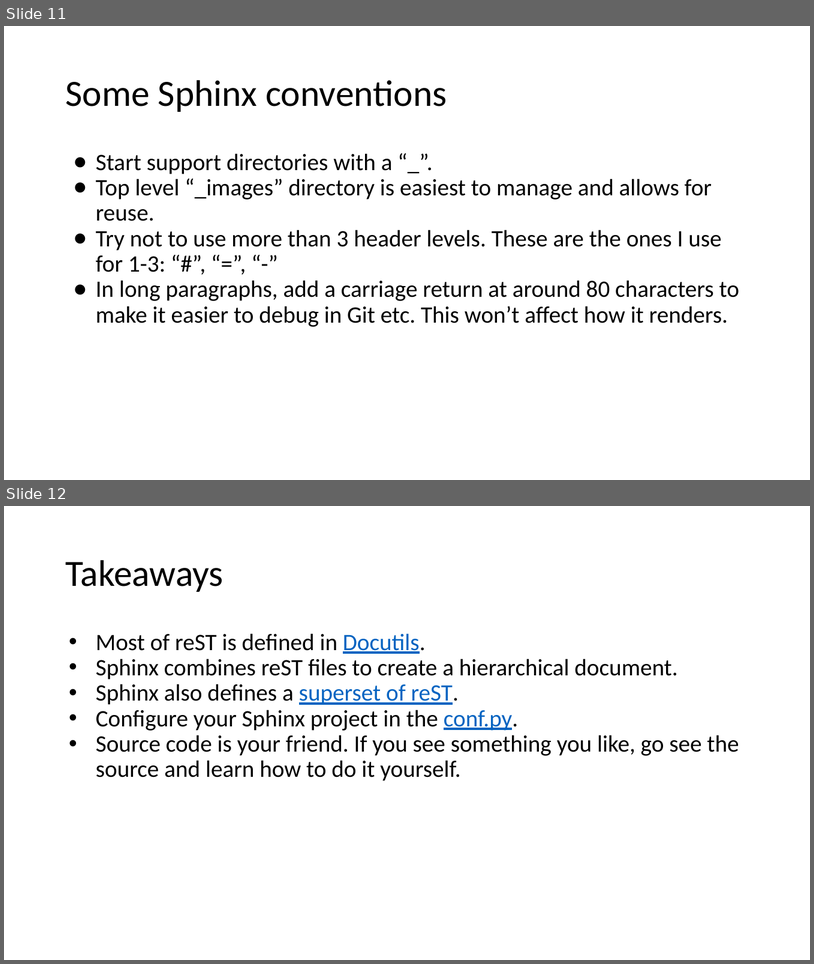
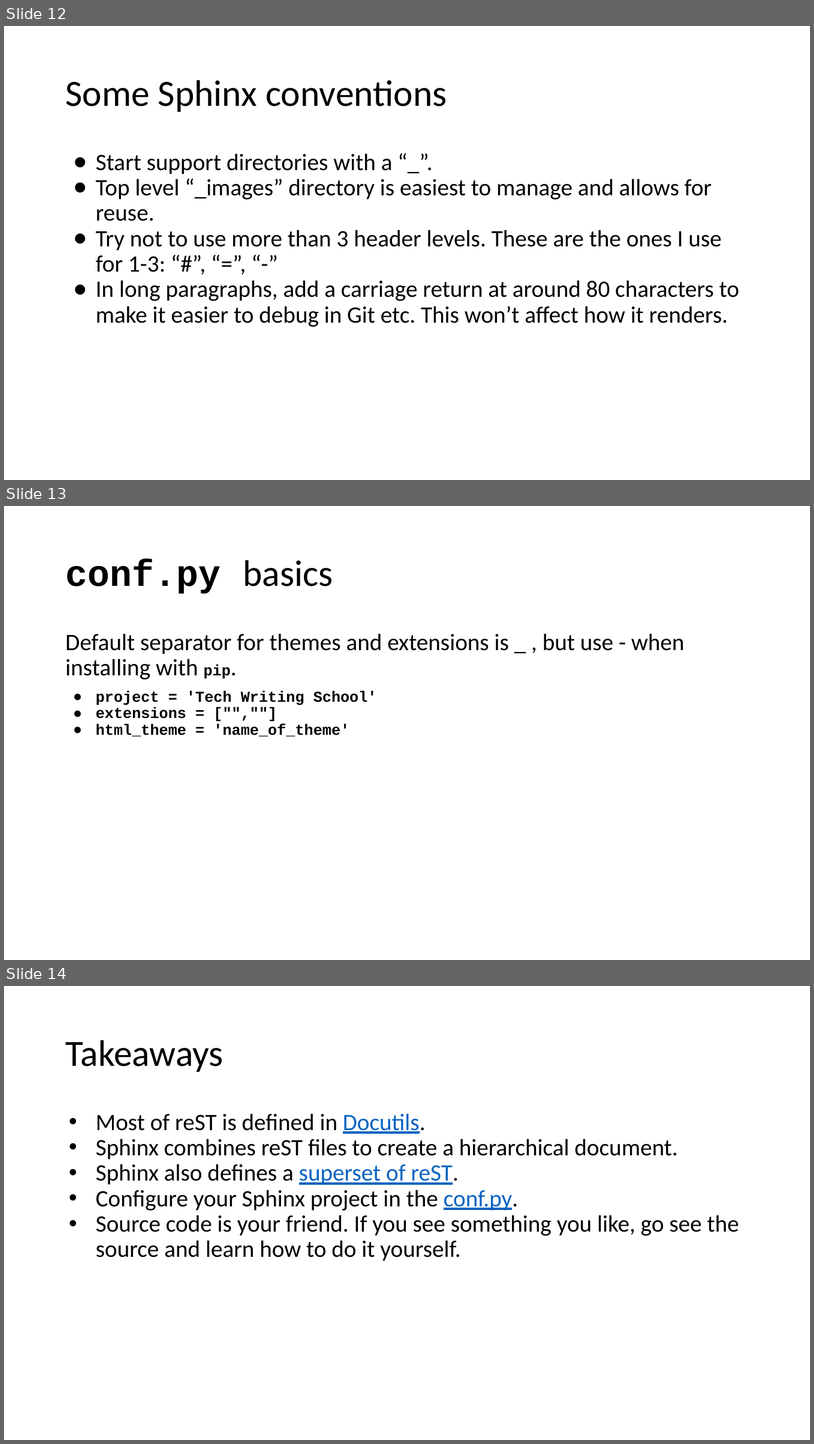
Before and after one commit to kevinputnam/tech-writing-school, a slide deck: _downloads/rest-sphinx-for-open-source.pptx. Shown one above the other, each under a label of ours: slides 11 and 12 before the commit, slides 12, 13 and 14 after it. The pictures are 814x964 and 814x1444 pixels, drawn with LibreOffice and Linux fonts; fonts in the diff are those of the drawing. Boxes give left, top, right and bottom in pixels: in the first picture for what was removed or moved away, otherwise in the second. Text is boxed around its words. In the diff, an @@ line names an element or a change of style, - is before the commit and + after.

```diff
--- a/_downloads/rest-sphinx-for-open-source.pptx
+++ b/_downloads/rest-sphinx-for-open-source.pptx
@@ slide 13 added at bbox=[4, 506, 810, 960], background #FFFFFF @@
@@ title added at bbox=[65, 559, 333, 594], 44 pt, text #000000, bold @@
+conf.py basics
@@ text added at bbox=[65, 633, 685, 736], 18 pt, text #000000, bold @@
+Default separator for themes and extensions is _ , but use - when installing with pip.
+● project = 'Tech Writing School'
+● extensions = ["",""]
+● html_theme = 'name_of_theme'
@@ what was slide 11 is now slide 12 @@
@@ what was slide 12 is now slide 14 @@
```
Also in this commit, not shown: 6 slides changed, 1 other slide added.
